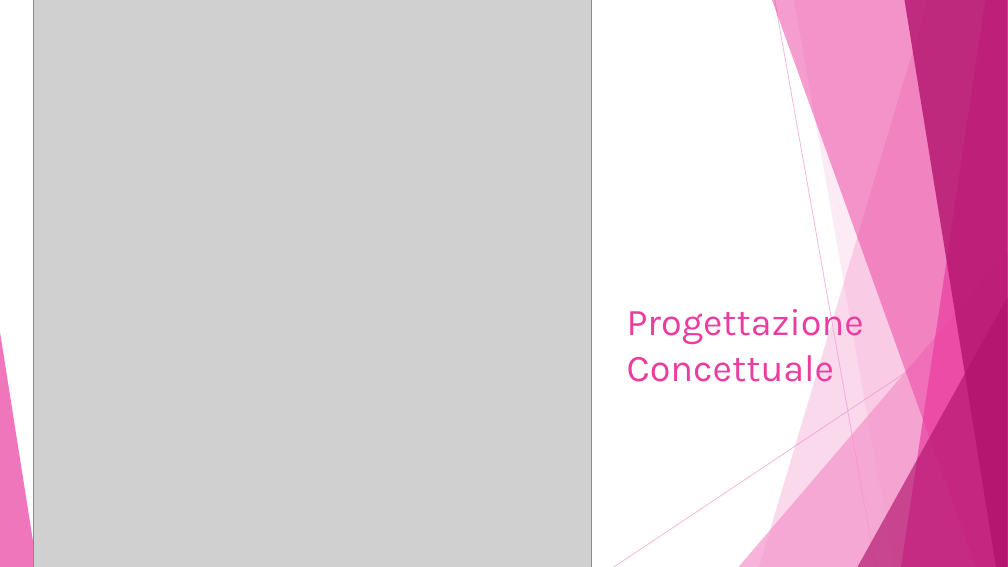
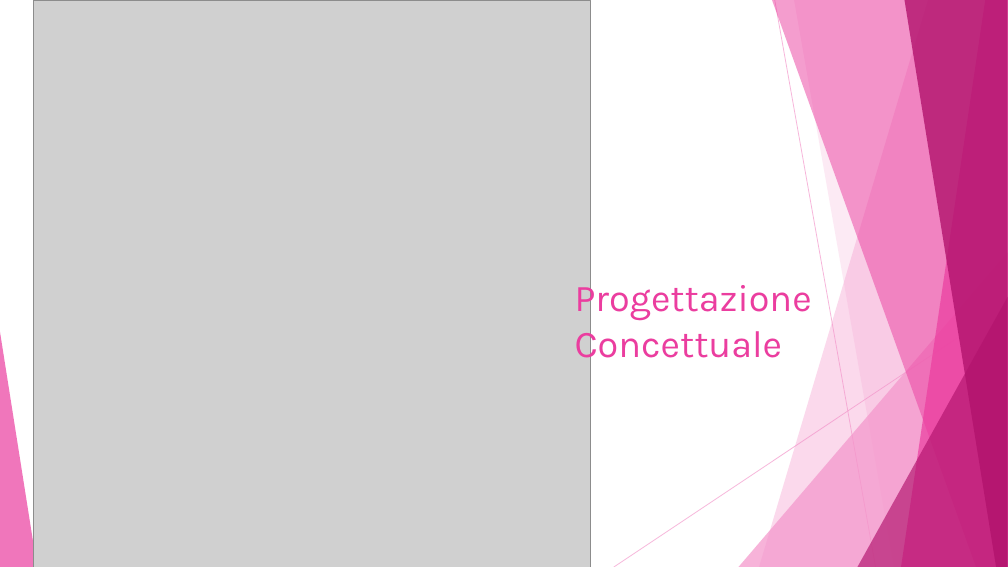
Before and after one commit to Damiana-Arangio/database-biblioteca, a slide deck: slide 5 of docs/presentazione.pptx (slide 7 before the commit). Drawn at 1008x567 pixels with LibreOffice and Linux fonts; fonts in the diff are those of the drawing; grey boxes stand for pictures. Boxes give left, top, right and bottom in pixels: in the first picture for what was removed or moved away, otherwise in the second. Text is boxed around its words. In the diff, an @@ line names an element or a change of style, - is before the commit and + after.

```diff
--- a/docs/presentazione.pptx
+++ b/docs/presentazione.pptx
@@ text "Progettazione Concettuale" rewrapped from <box>627,301,864,382</box> to <box>575,277,812,366</box> @@
```
Also in this commit, not shown: 9 other slides changed, 1 slide removed.
